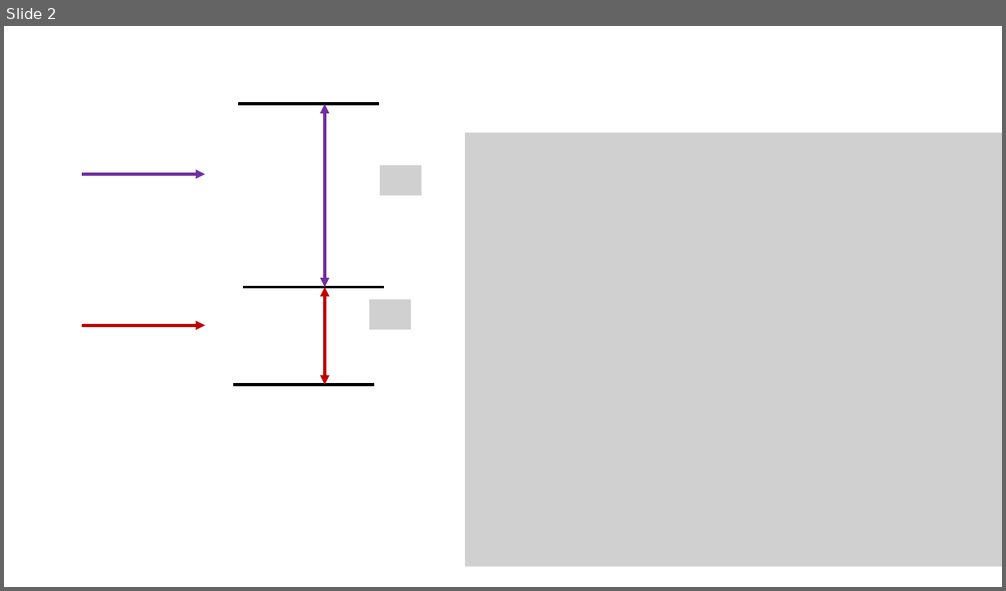
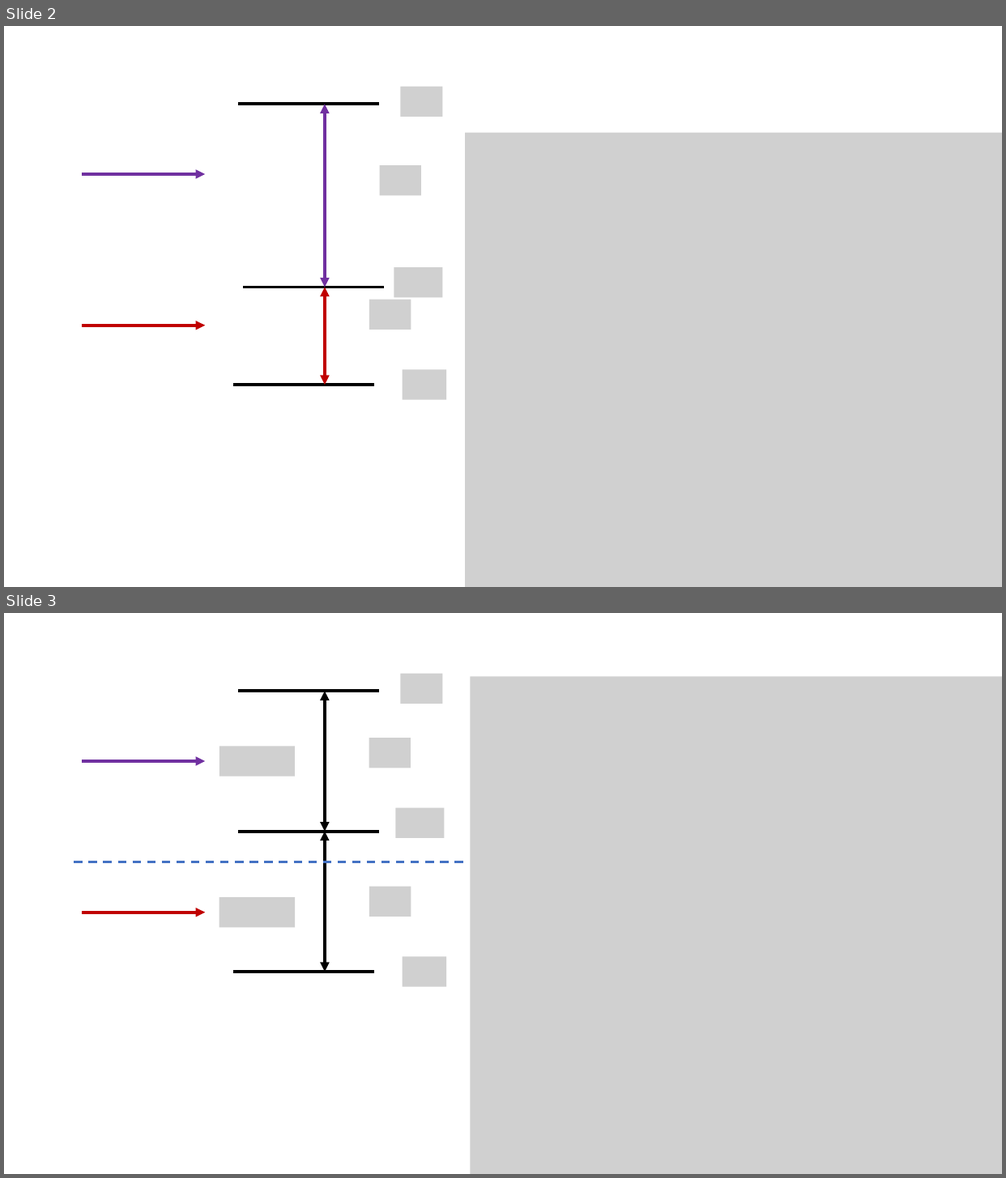
Before and after one commit to youjieyu888/circular-waveguide, a slide deck: absorption/enhancement.pptx. Shown one above the other, each under a label of ours: slide 2 before the commit, slides 2 and 3 after it. The pictures are 1006x591 and 1006x1178 pixels, drawn with LibreOffice and Linux fonts; fonts in the diff are those of the drawing; grey boxes stand for pictures. Boxes give left, top, right and bottom in pixels: in the first picture for what was removed or moved away, otherwise in the second. Text is boxed around its words. In the diff, an @@ line names an element or a change of style, - is before the commit and + after.

```diff
--- a/absorption/enhancement.pptx
+++ b/absorption/enhancement.pptx
@@ slide 3 added at bbox=[4, 613, 1002, 1174], background #FFFFFF @@
@@ picture added at bbox=[401, 674, 443, 704] @@
@@ picture added at bbox=[471, 677, 1002, 1174] @@
@@ line added from (238, 691) to (379, 691), #000000 3 pt @@
@@ double arrow added from (325, 691) to (325, 832), #000000 3 pt @@
@@ picture added at bbox=[219, 747, 296, 776] @@
@@ picture added at bbox=[369, 738, 411, 768] @@
@@ arrow added from (82, 761) to (206, 761), #7030A0 3 pt @@
@@ picture added at bbox=[395, 807, 444, 837] @@
@@ line added from (238, 832) to (379, 832), #000000 3 pt @@
@@ double arrow added from (325, 832) to (325, 972), #000000 3 pt @@
@@ line added from (74, 862) to (464, 862), #4472C4 2 pt dashed @@
@@ picture added at bbox=[219, 897, 296, 927] @@
@@ picture added at bbox=[369, 886, 411, 916] @@
@@ arrow added from (82, 913) to (206, 913), #C00000 3 pt @@
@@ line added from (234, 972) to (374, 972), #000000 3 pt @@
@@ picture added at bbox=[403, 956, 446, 986] @@
@@ slide 2 changed as well @@
@@ picture added at bbox=[401, 87, 443, 117] @@
@@ picture: place and size @@
-picture at bbox=[465, 132, 1002, 566]
+picture at bbox=[465, 132, 1002, 587]
@@ picture added at bbox=[394, 268, 443, 297] @@
@@ picture added at bbox=[403, 369, 446, 399] @@
```
Also in this commit, not shown: 1 other slide changed, 1 other slide added, 2 slides removed, 3 other files.
